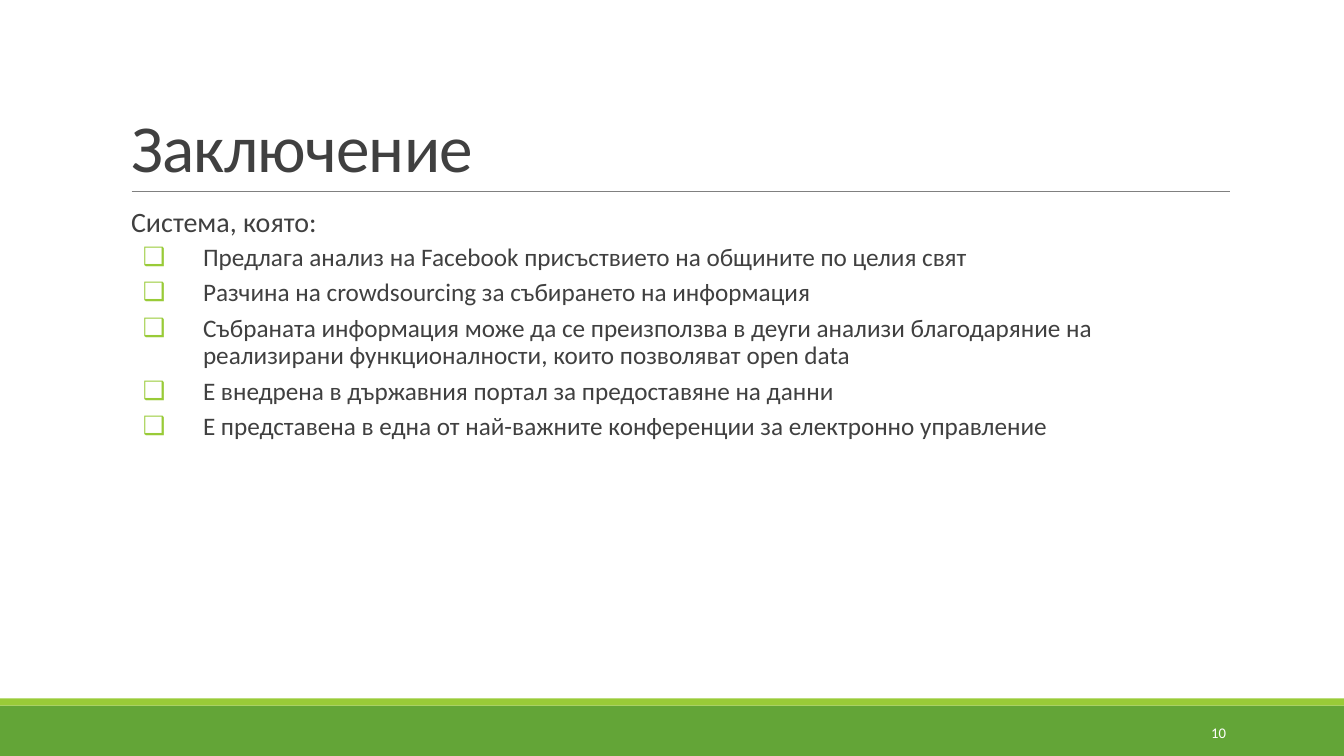
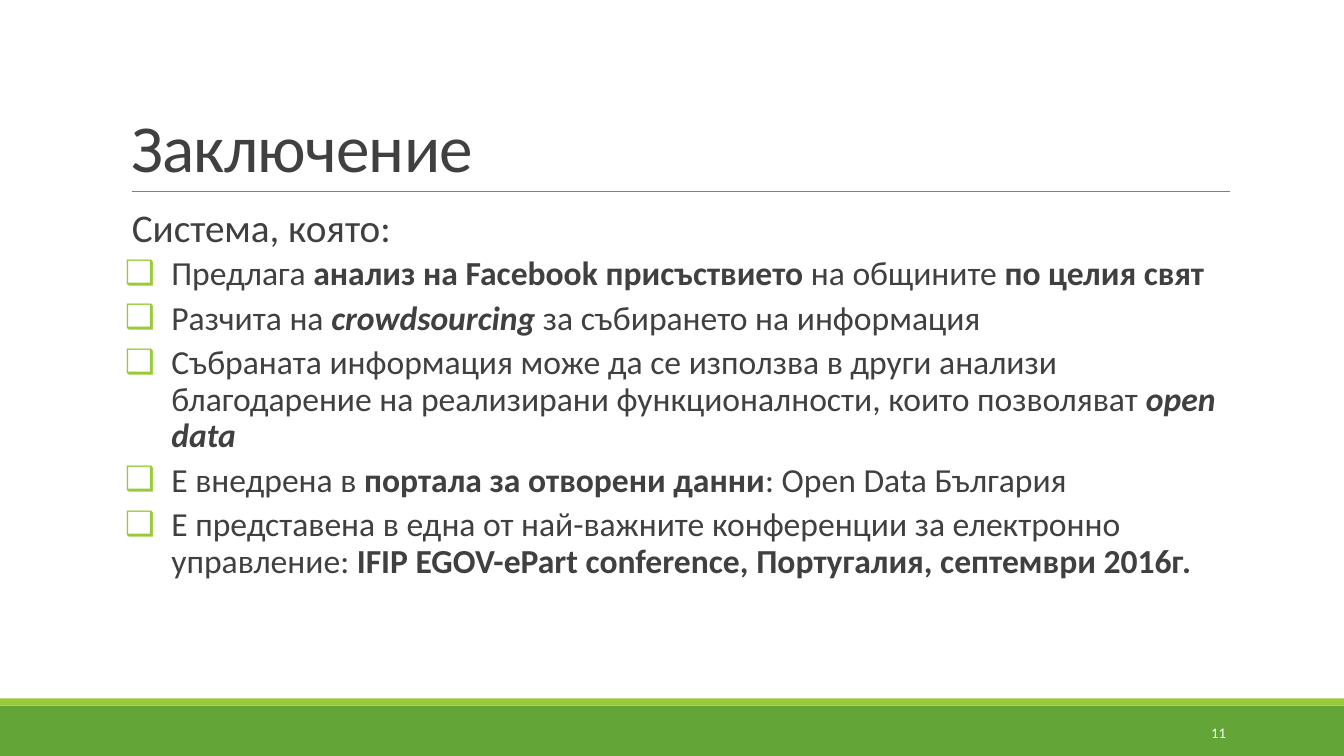
Before and after one commit to murfffi/social_presence, a slide deck: slide 11 of slides.pptx (slide 10 before the commit). Drawn at 1344x756 pixels with LibreOffice and Linux fonts; fonts in the diff are those of the drawing; background and template pictures are left out. Boxes give left, top, right and bottom in pixels: in the first picture for what was removed or moved away, otherwise in the second. Text is boxed around its words. In the diff, an @@ line names an element or a change of style, - is before the commit and + after.

Commit message:
Changes

```diff
--- a/slides.pptx
+++ b/slides.pptx
@@ text at <box>132,216,1204,291</box>: size 20 to 28 pt in "Система, която:"; size 18 to 24 pt in "Предлага анализ на Facebook присъствието на общините ..."; bold on in "анализ на Facebook присъствието по целия свят"; indent changed @@
@@ text at <box>171,306,1216,579</box>: text changed; size 18 to 24 pt @@
-  ❑ Разчина на crowdsourcing за събирането на информация
-  ❑ Събраната информация може да се преизползва в деуги анализи благодаряние на реализирани функционалности, които позволяват open data
-  ❑ Е внедрена в държавния портал за предоставяне на данни
-  ❑ Е представена в една от най-важните конференции за електронно управление
+  ❑ Разчита на crowdsourcing за събирането на информация
+  ❑ Събраната информация може да се използва в други анализи благодарение на реализирани функционалности, които позволяват open data
+  ❑ Е внедрена в портала за отворени данни: Open Data България
+  ❑ Е представена в една от най-важните конференции за електронно управление: IFIP EGOV-ePart conference, Португалия, септември 2016г.
@@ page number at <box>1211,728,1226,738</box>: text changed @@
-10
+11
```
Also in this commit, not shown: 6 other slides changed, 2 slides added.
